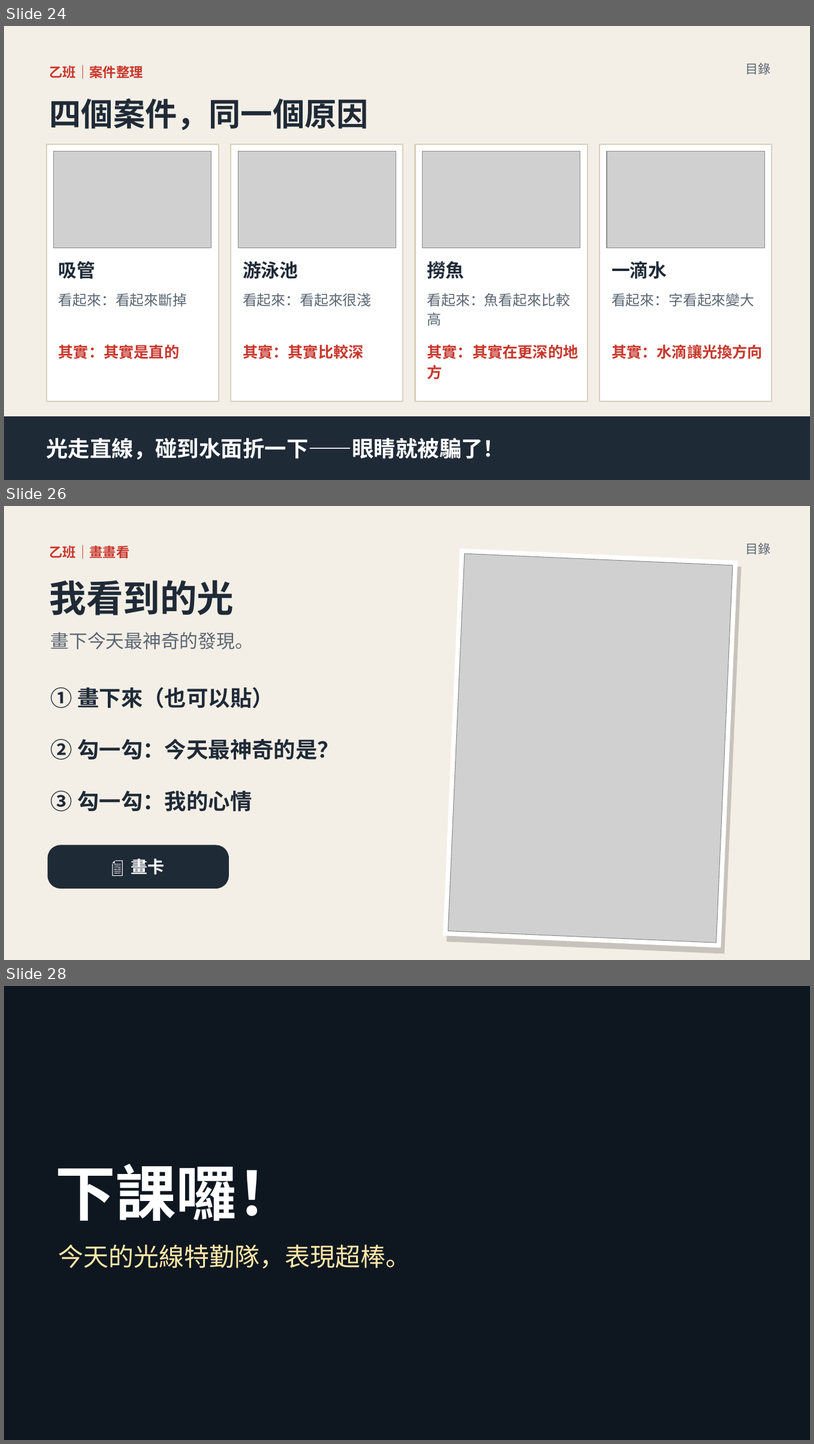
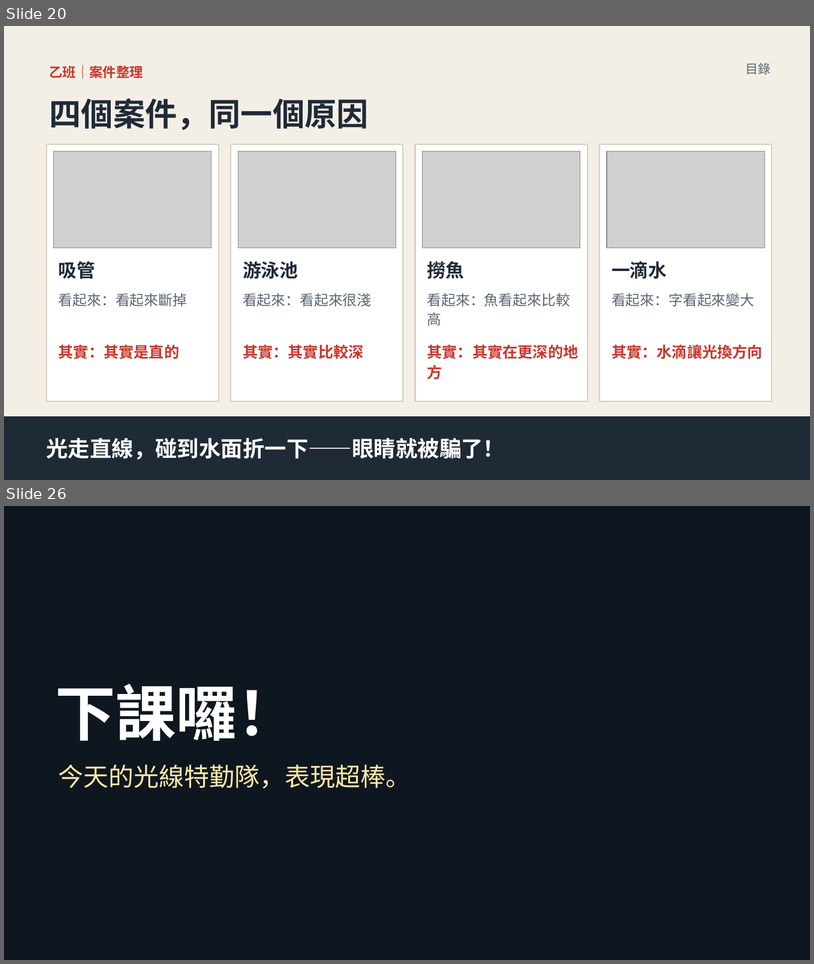
Before and after one commit to classtools1020/classtools1020.github.io, a slide deck: light-refract/1016/slides.pptx. Shown one above the other, each under a label of ours: slides 24, 26 and 28 before the commit, slides 20 and 26 after it; the slides between them are not shown. The pictures are 814x1444 and 814x964 pixels, drawn with LibreOffice and Linux fonts; fonts in the diff are those of the drawing; grey boxes stand for pictures; background and template pictures are left out; a plain dark background stands for a picture behind light text. Boxes give left, top, right and bottom in pixels: in the first picture for what was removed or moved away, otherwise in the second. Text is boxed around its words. In the diff, an @@ line names an element or a change of style, - is before the commit and + after.

```diff
--- a/light-refract/1016/slides.pptx
+++ b/light-refract/1016/slides.pptx
@@ slide 26 removed at <box>4,506,810,960</box>, background #FFFFFF @@
@@ rectangle removed at <box>4,506,810,960</box> @@
@@ text removed at <box>50,545,130,559</box> @@
-乙班｜畫畫看
@@ rectangle removed at <box>443,549,738,948</box> @@
@@ rectangle removed at <box>447,555,742,954</box> @@
@@ picture removed at <box>449,553,733,942</box> @@
@@ text removed at <box>746,543,771,555</box> @@
-目錄
@@ text removed at <box>50,580,234,615</box> @@
-我看到的光
@@ text removed at <box>51,632,254,649</box> @@
-畫下今天最神奇的發現。
@@ text removed at <box>51,687,274,708</box> @@
-① 畫下來（也可以貼）
@@ text removed at <box>51,739,339,760</box> @@
-② 勾一勾：今天最神奇的是？
@@ text removed at <box>51,790,252,811</box> @@
-③ 勾一勾：我的心情
@@ rounded rectangle removed at <box>48,845,229,888</box> @@
-📄 畫卡
@@ what was slide 24 is now slide 20 @@
@@ what was slide 28 is now slide 26 @@
```
Also in this commit, not shown: 6 slides changed, 1 slide added, 2 other slides removed, 2 other files.
